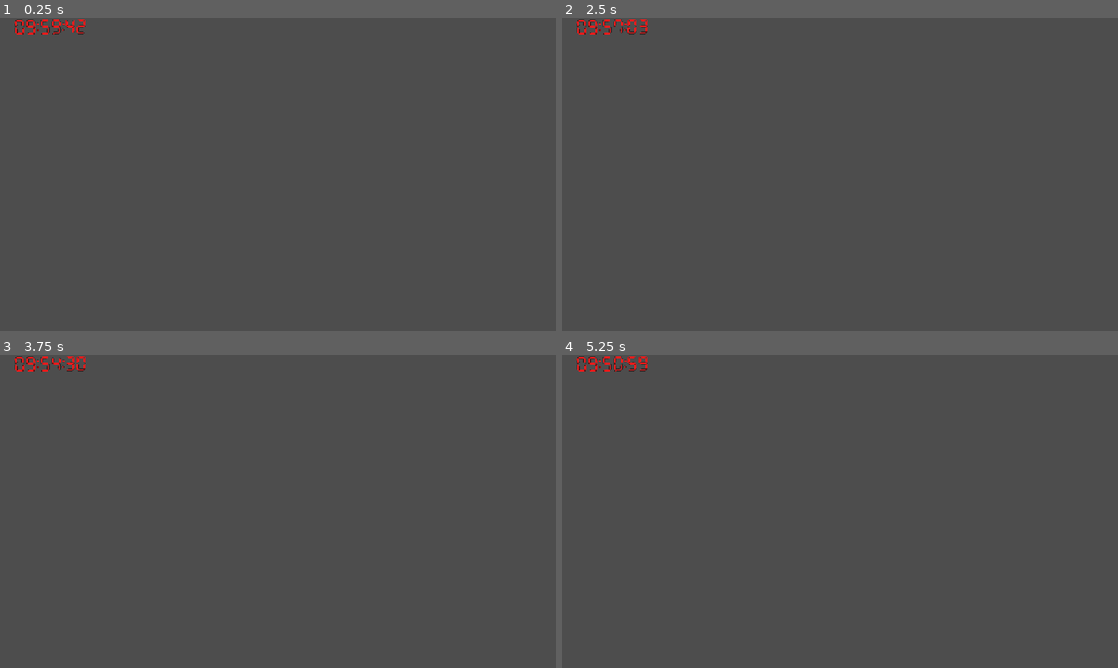
Above: before the commit, frames 1-4 (two rows, left to right).
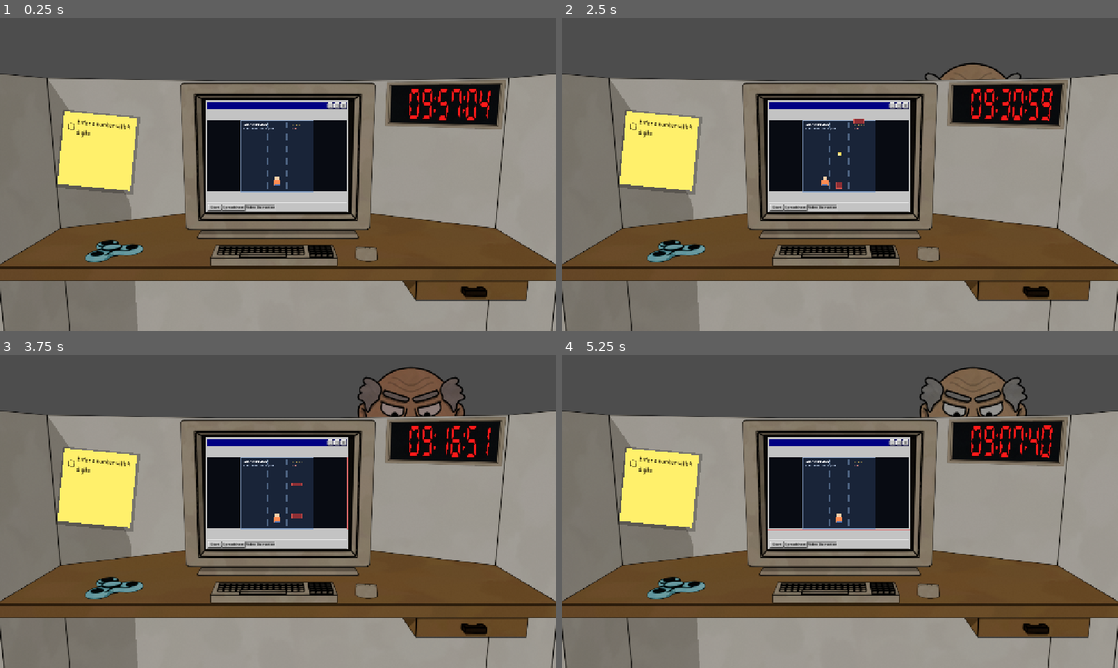
Above: after the commit, the same moments.

Repository: Jelleas/gmtk-2026
Game: Godot game, scene res://src/main.tscn
The game is run twice, just before and just after one commit, with the same random seed, the same clock (stepped at 60 frames per second) and the same inputs.
Inputs (mouse positions are in pixels of both pictures, inside the frame that each line leads up to):
- Up to frame 1 (0.25 s): no input
- Up to frame 2 (2.5 s): click (778, 205) at 0.5 s, where only the run after the commit has a clickable "Start"; click (778, 205) at 1.25 s, where only the run after the commit has a clickable "Start"; click (890, 105) at 2 s, where only the run after the commit has a clickable "_"
- Up to frame 3 (3.75 s): tap Enter at 2.75 s; drag from (155, 442) to (333, 442) at 2.77 s; click (339, 442) at 3.5 s, where only the run after the commit has a clickable "□"
- Up to frame 4 (5.25 s): click (795, 542) at 4.25 s, where only the run after the commit has a clickable "Spreadsheet"; click (823, 542) at 5 s, where only the run after the commit has a clickable "Video Distraction"

The runs differ from the first frame. In frame 1, 79% of the frame differs, in the area x 0-100%, y 0-100%; in frame 2, 79%; in frame 3, 81%; in frame 4, 81%.

Commit message:
Boss pops up in different places and becomes red

Diff:
--- a/resources/theme/main_theme.tres
+++ b/resources/theme/main_theme.tres
@@ -2,6 +2,14 @@
 
 [sub_resource type="StyleBoxFlat" id="StyleBoxFlat_3doyt"]
 bg_color = Color(0.7647059, 0.7647059, 0.7647059, 1)
+
+[sub_resource type="StyleBoxFlat" id="StyleBoxFlat_taskbar"]
+bg_color = Color(0.7647059, 0.7647059, 0.7647059, 1)
+border_width_top = 2
+border_color = Color(0.9275334, 0.92753345, 0.9275333, 1)
+shadow_color = Color(0.19255564, 0.1925557, 0.19255555, 1)
+shadow_size = 1
+shadow_offset = Vector2(0, 1)
 
 [sub_resource type="StyleBoxFlat" id="StyleBoxFlat_1ecgp"]
 bg_color = Color(0, 0, 0.50980395, 1)
@@ -43,14 +51,6 @@
 shadow_size = 2
 shadow_offset = Vector2(1, 1)
 
-[sub_resource type="StyleBoxFlat" id="StyleBoxFlat_taskbar"]
-bg_color = Color(0.7647059, 0.7647059, 0.7647059, 1)
-border_width_top = 2
-border_color = Color(0.9275334, 0.92753345, 0.9275333, 1)
-shadow_color = Color(0.19255564, 0.1925557, 0.19255555, 1)
-shadow_size = 1
-shadow_offset = Vector2(0, 1)
-
 [resource]
 ComputerPanel/base_type = &"PanelContainer"
 ComputerPanel/styles/panel = SubResource("StyleBoxFlat_3doyt")
--- a/src/boss/boss.gd
+++ b/src/boss/boss.gd
@@ -19,6 +19,7 @@
 var activity_check_timer: Timer
 var hidden_y := 0.0
 var visible_y := 0.0
+var becoming_red_tween: Tween
 
 func _ready() -> void:
 	EventBus.activity_started.connect(on_activity_start)
@@ -60,6 +61,11 @@
 
 func on_activity_end(source_id: StringName) -> void:
 	activity_states[source_id] = false
+	if becoming_red_tween && activity_states.values().all(func(b): return not b):
+		becoming_red_tween.kill()
+		becoming_red_tween = null
+		var tween = create_tween()
+		tween.tween_property(self, "modulate", Color.WHITE, 0.1)
 
 func schedule_next_move() -> void:
 	move_timer.start(randf_range(min_move_interval, max_move_interval))
@@ -68,6 +74,7 @@
 	if state != State.RISING:
 		return
 
+	position.x = randf_range(200, 1080)
 	var tween := create_tween()
 	tween.tween_property(boss_face, "position:y", visible_y, move_duration).set_trans(Tween.TRANS_SINE).set_ease(Tween.EASE_IN_OUT)
 	tween.finished.connect(boss_face_visible)
@@ -75,6 +82,10 @@
 func boss_face_visible() -> void:
 	state = State.VISIBLE
 	activity_check_timer.start(activity_check_delay)
+	EventBus.boss_watch_started.emit()
+	if activity_states.values().any(func(b): return b):
+		becoming_red_tween = create_tween()
+		becoming_red_tween.tween_property(self, "modulate", Color("#D14B3E"), activity_check_delay)
 
 func check_active_activities() -> void:
 	var activity_count := 0
--- a/src/event_bus/event_bus.gd
+++ b/src/event_bus/event_bus.gd
@@ -10,6 +10,8 @@
 signal punishment_started(activity_count: int)
 signal punishment_ended()
 
+signal boss_watch_started()
+signal boss_watch_ended()
 signal boss_watch_progress(progress: float)
 
 signal task_added(task: Task)
--- a/src/main.tscn
+++ b/src/main.tscn
@@ -1,12 +1,7 @@
 [gd_scene format=3 uid="uid://bv86wk3tohaxd"]
 
-[ext_resource type="PackedScene" uid="uid://qu7neb5oc0up" path="res://src/fidget_spinner/fidget_spinner.tscn" id="1_gh0ne"]
-[ext_resource type="PackedScene" uid="uid://dolb7fbje0brd" path="res://src/clock/clock.tscn" id="2_5q4o7"]
+[ext_resource type="PackedScene" uid="uid://bkb5etxc4sc31" path="res://src/office/office.tscn" id="1_eewff"]
 
 [node name="Main" type="Node2D" unique_id=858791999]
 
-[node name="FidgetSpinner" parent="." unique_id=1074957713 instance=ExtResource("1_gh0ne")]
-position = Vector2(360, 201)
-
-[node name="Clock" parent="." unique_id=861975606 instance=ExtResource("2_5q4o7")]
-position = Vector2(21, 1)
+[node name="Office" parent="." unique_id=1406735297 instance=ExtResource("1_eewff")]
